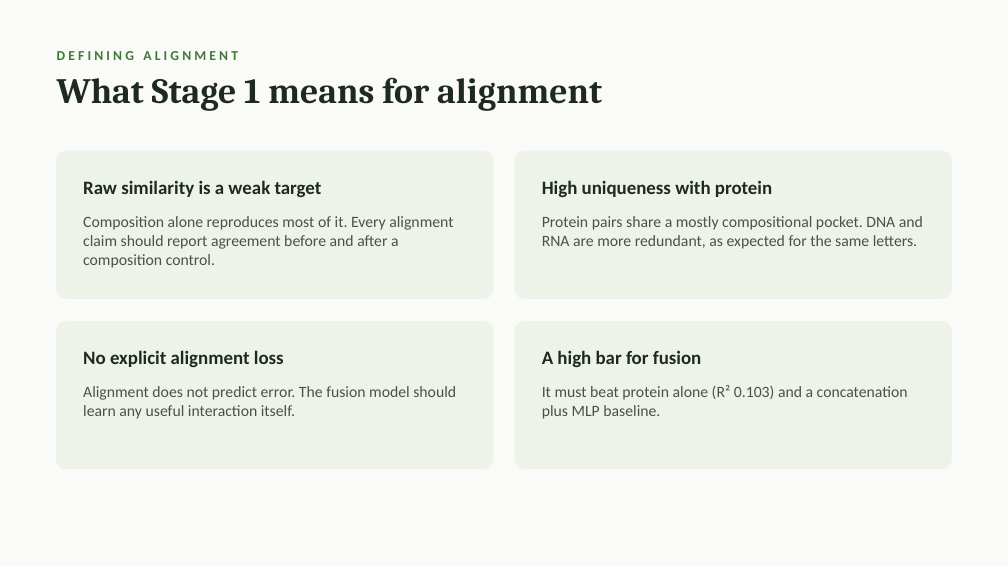
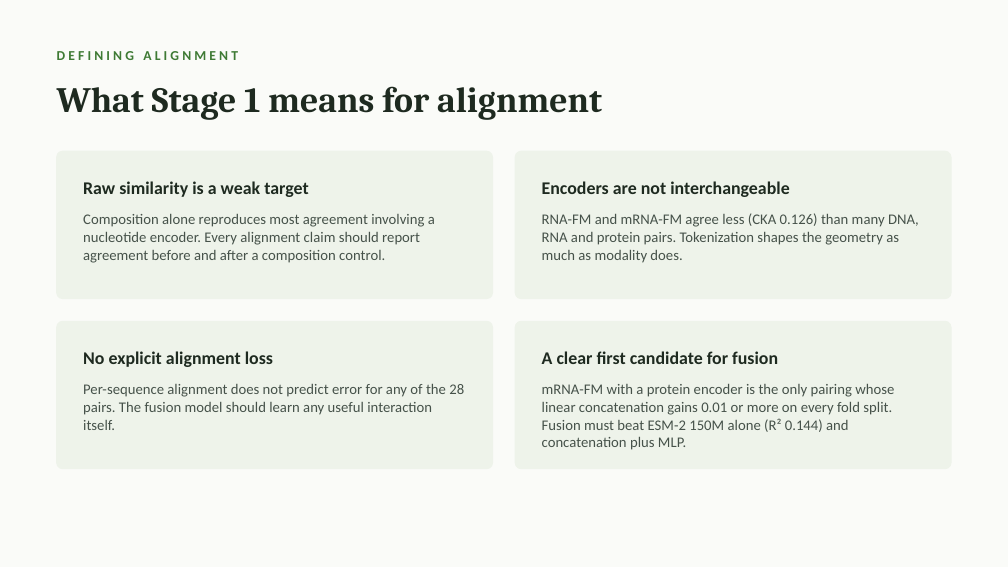
Before and after one commit to jtmckinley4/RNA-Protein-Multimodal-Fusion, a slide deck: slide 8 of Notes/Mina_Meeting_Slides_2026-10-07.pptx (slide 7 before the commit). Drawn at 1008x567 pixels with LibreOffice and Linux fonts; fonts in the diff are those of the drawing. Boxes give left, top, right and bottom in pixels: in the first picture for what was removed or moved away, otherwise in the second. Text is boxed around its words. In the diff, an @@ line names an element or a change of style, - is before the commit and + after.

```diff
--- a/Notes/Mina_Meeting_Slides_2026-10-07.pptx
+++ b/Notes/Mina_Meeting_Slides_2026-10-07.pptx
@@ text "What Stage 1 means for ..." at bbox=[57, 86, 602, 120]: vertical alignment top to middle @@
@@ text "Raw similarity is a weak ..." at bbox=[83, 181, 308, 197]: size 18 to 17 pt @@
@@ text at bbox=[542, 181, 789, 197]: text changed; size 18 to 17 pt @@
-High uniqueness with protein
+Encoders are not interchangeable
@@ text at bbox=[83, 214, 435, 263]: text changed; size 15 to 14 pt @@
-Composition alone reproduces most of it. Every alignment claim should report agreement before and after a composition control.
+Composition alone reproduces most agreement involving a nucleotide encoder. Every alignment claim should report agreement before and after a composition control.
@@ text at bbox=[542, 213, 919, 263]: text changed; size 15 to 14 pt @@
-Protein pairs share a mostly compositional pocket. DNA and RNA are more redundant, as expected for the same letters.
+RNA-FM and mRNA-FM agree less (CKA 0.126) than many DNA, RNA and protein pairs. Tokenization shapes the geometry as much as modality does.
@@ proportions changed in 4 elements at bbox=[57, 151, 492, 299], bbox=[516, 151, 951, 299], bbox=[57, 321, 492, 469], bbox=[516, 321, 951, 469] @@
@@ text "No explicit alignment loss" at bbox=[83, 351, 273, 367]: size 18 to 17 pt @@
@@ text at bbox=[542, 351, 778, 364]: text changed; size 18 to 17 pt @@
-A high bar for fusion
+A clear first candidate for fusion
@@ text at bbox=[83, 384, 464, 430]: text changed; size 15 to 14 pt @@
-Alignment does not predict error. The fusion model should learn any useful interaction itself.
+Per-sequence alignment does not predict error for any of the 28 pairs. The fusion model should learn any useful interaction itself.
@@ text at bbox=[542, 384, 894, 450]: text changed; size 15 to 14 pt @@
-It must beat protein alone (R² 0.103) and a concatenation plus MLP baseline.
+mRNA-FM with a protein encoder is the only pairing whose linear concatenation gains 0.01 or more on every fold split. Fusion must beat ESM-2 150M alone (R² 0.144) and concatenation plus MLP.
```
Also in this commit, not shown: 4 other slides changed, 4 slides added, 3 slides removed, 2 other files.
